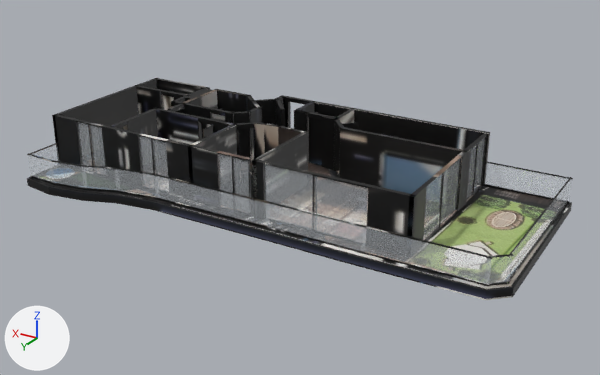
The glTF model _bake/glb/kent-41/model.glb, before and after one commit.
Rendered twice from a 50 mm lens placed at (-16.2, 26.2, 13.3), pointed at (-0.5, 0.1, 0.3). Every picture has the same lights, and +X, +Y and +Z are marked at lower left. The older version comes first. Where no turn or scale is listed for an object, it has been applied to the vertices. Vertices at exactly the same position are counted once.

The older version as bpy lines, for what is in view:
```python
mat_baked = bpy.data.materials.new('baked')
mat_baked.use_nodes = True; mat_baked.node_tree.nodes.clear()
_N = mat_baked.node_tree.nodes; _L = mat_baked.node_tree.links
n0 = _N.new('ShaderNodeBsdfPrincipled'); n0.name = 'Principled BSDF'
n1 = _N.new('ShaderNodeOutputMaterial'); n1.name = 'Material Output'
n2 = _N.new('ShaderNodeTexImage'); n2.name = 'Image Texture'
n2.image = img_model_glb
n3 = _N.new('ShaderNodeMapping'); n3.name = 'Mapping'
n3.inputs[1].default_value = (0.0014, -14.96, 0.0)  # 'Location'
n3.inputs[3].default_value = (15.92, 15.96, 1.0)  # 'Scale'
n4 = _N.new('ShaderNodeUVMap'); n4.name = 'UV Map'
n4.uv_map = 'UVMap'
_L.new(n0.outputs[0], n1.inputs[0])  # 'BSDF' to 'Surface'
_L.new(n2.outputs[0], n0.inputs[0])  # 'Color' to 'Base Color'
_L.new(n3.outputs[0], n2.inputs[0])  # 'Vector' to 'Vector'
_L.new(n4.outputs[0], n3.inputs[0])  # 'UV' to 'Vector'
me_mesh_0 = bpy.data.meshes.new('Mesh_0')
me_mesh_0.from_pydata(...)  # 3328 vertices, 5924 faces; spans x 0.0..20.2, y -9.4..0.0, z 0.0..2.6
me_mesh_0.materials.append(mat_baked)
me_mesh_2 = bpy.data.meshes.new('Mesh_2')
me_mesh_2.from_pydata(...)  # a box spanning x 0.19..3.77, y -9.23..-9.22, z 0.36..1.36
me_mesh_2.materials.append(mat_glass_rt)  # white #edf3f9
me_mesh_7 = bpy.data.meshes.new('Mesh_7')
me_mesh_7.from_pydata(...)  # 8 vertices, 12 faces; spans x 15.844..17.288, y -1.111..-0.546, z 0.36..1.36
me_mesh_7.materials.append(mat_glass_rt)  # white #edf3f9
ob_mesh_0 = bpy.data.objects.new('Mesh_0', me_mesh_0)
ob_mesh_0.location = (-10.15, 4.78, -0.36)
ob_mesh_2 = bpy.data.objects.new('Mesh_2', me_mesh_2)
ob_mesh_2.location = (-10.15, 4.78, -0.36)
ob_mesh_7 = bpy.data.objects.new('Mesh_7', me_mesh_7)
ob_mesh_7.location = (-10.15, 4.78, -0.36)
# also in view: 'Mesh_13' at (-6.5, -3.3, 1.1); 'Mesh_4' at (-9.9, -0.8, 0.5); 'Mesh_16' at (4.6, 2.8, 1.1); 'Mesh_8' at (4.9, 3.6, 0.5); 'Mesh_6' at (7.8, 4.3, 0.5)
```
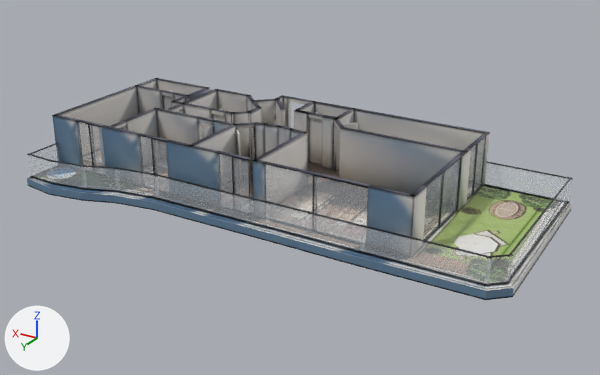
What changed in the scene script:
```text
Change mat_baked:
    where n3 = _N.new('ShaderNodeMapping'); n3.name = 'Mapping'
    n3.inputs[1].default_value: (0.0014, -14.96, 0.0) -> (0.00108, -14.97, 0.0)  # 'Location'
    n3.inputs[3].default_value: (15.92, 15.96, 1.0) -> (15.96, 15.97, 1.0)  # 'Scale'
Change me_mesh_0:
    used by ob_mesh_0; location = (-10.15, 4.78, -0.36)
    remove me_mesh_0.from_pydata(...)  # 3328 vertices, 5924 faces; spans x 0.0..20.2, y -9.4..0.0, z 0.0..2.6
    add me_mesh_0.from_pydata(...)  # 4410 vertices, 8188 faces; spans x 0.0..20.2, y -9.4..0.0, z 0.0..2.6
    me_mesh_0 part 1: 30 vertices moved within x 3.8..16.4, y -9.3..-1.9, z 0.0..2.6; 6 vertices removed from x 12.9..13.2, y -6.4..-5.0, z 2.6; 1084 vertices added at x 3.5..17.2, y -9.4..-1.8, z 0.0..2.6
    me_mesh_0 part 2: 3378 kept faces spanning x 0.0..20.2, y -9.3..0.0, z 0.0..2.6 get new texture (UV) coordinates
    other edits to the shape of me_mesh_0 do not show in these pictures
```

Boxes [x1, y1, x2, y2] around the edits, measured in the pictures (600 x 375 px):
'Mesh_0', surface changed (lighter): [27, 78, 573, 300] in both
part 1 of me_mesh_0, reshaped: before [183, 103, 569, 203]; after [33, 103, 569, 291]
part 2 of me_mesh_0, surface changed (lighter): [27, 78, 572, 300] in both
